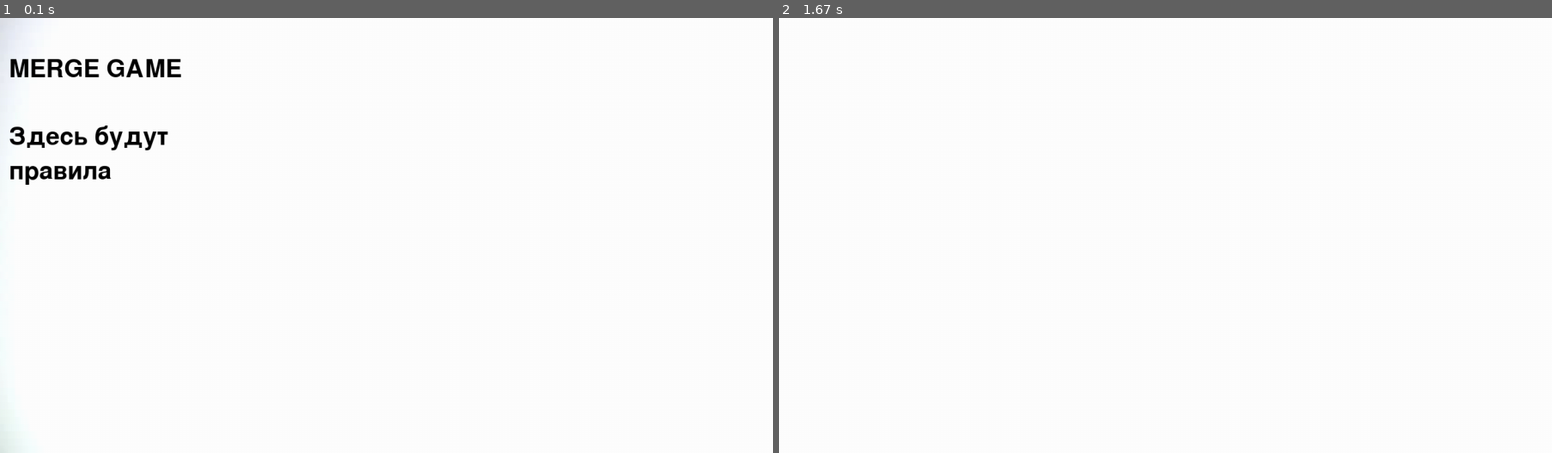
Above: before the commit, frames 1-2 (left to right).
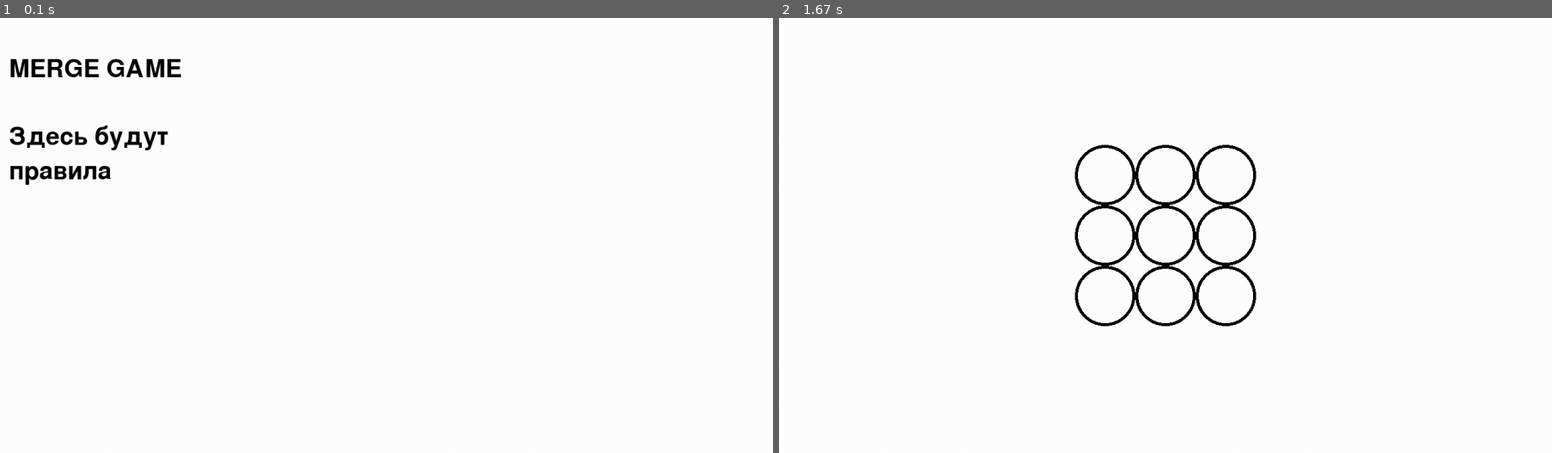
Above: after the commit, the same moments.

Repository: Krivnik/Pygame-Project
Game: pygame game, started from Main.py
The game is run twice, just before and just after one commit, with the same random seed, the same clock (stepped at 60 frames per second) and the same inputs.
Inputs (mouse positions are in pixels of both pictures, inside the frame that each line leads up to):
- Up to frame 1 (0.1 s): no input
- Up to frame 2 (1.67 s): click (1165, 235) at 0.38 s

The runs differ from the first frame. In frame 1, 0.2% of the frame differs, in the area x 0-3%, y 0-100%; in frame 2, 1.8%, in the area x 38-62%, y 29-71%.

Commit message:
Creating Board and Cell classes

Diff:
--- a/Main.py
+++ b/Main.py
@@ -4,6 +4,65 @@
 from start_screen import start_screen
 
 FPS = 60
+
+
+class Board:
+    def __init__(self, width_in_cells, height_in_cells):
+        self.width = width_in_cells
+        self.height = height_in_cells
+        self.board = [[0, 1] * self.width for _ in range(self.height)]
+        self.cell_size = 100
+        self.left = width // 2 - self.cell_size * self.width // 2
+        self.top = height // 2 - self.cell_size * self.height // 2
+
+        for h in range(self.height):
+            for w in range(self.width):
+                c = Cell(w, h)
+                c.rect.x = self.left + w * self.cell_size
+                c.rect.y = self.top + h * self.cell_size
+
+    def expand(self, width_in_cells, height_in_cells):
+        if width_in_cells > self.width and height_in_cells > self.height:
+            self.width = width_in_cells
+            self.height = height_in_cells
+            self.left = width // 2 - self.cell_size * self.width // 2
+            self.top = height // 2 - self.cell_size * self.height // 2
+            for row in self.board:
+                row.append([0, 1])
+            self.board.append([[0, 1]] * self.width)
+
+            for h in range(self.height):
+                for w in range(self.width):
+                    c = Cell(w, h)
+                    c.rect.x = self.left + w * self.cell_size
+                    c.rect.y = self.top + h * self.cell_size
+        else:
+            print('ПОЛЕ ДОЛЖНО РАСШИРЯТЬСЯ')
+
+    def get_cell(self, mouse_pos):
+        width_in_pixels = self.width * self.cell_size
+        height_in_pixels = self.height * self.cell_size
+        if (self.left < mouse_pos[0] < self.left + width_in_pixels) and \
+                (self.top < mouse_pos[1] < self.top + height_in_pixels):
+            cell_coords = (mouse_pos[0] - self.left) // self.cell_size, \
+                          (mouse_pos[1] - self.top) // self.cell_size
+            return cell_coords
+        return None
+
+    def on_click(self, cell_coords):
+        pass
+
+    def get_click(self, mouse_pos):
+        self.on_click(self.get_cell(mouse_pos))
+
+
+class Cell(pygame.sprite.Sprite):
+    def __init__(self, pos_x, pos_y):
+        super().__init__(cells_group)
+        self.x, self.y = pos_x, pos_y
+        self.image = load_image('cell.png', -1)
+        self.rect = self.image.get_rect()
+
 
 if __name__ == '__main__':
     pygame.init()
@@ -14,11 +73,16 @@
     start_screen()
     screen.fill('white')
 
+    cells_group = pygame.sprite.Group()
+
+    board = Board(3, 3)
+
     running = True
     while running:
         for event in pygame.event.get():
             if event.type == pygame.QUIT:
                 running = False
+        cells_group.draw(screen)
         pygame.display.flip()
         pygame.time.Clock().tick(FPS)
     pygame.quit()
Binary file added: data/cell.png
Binary file changed: data/fon.jpg
